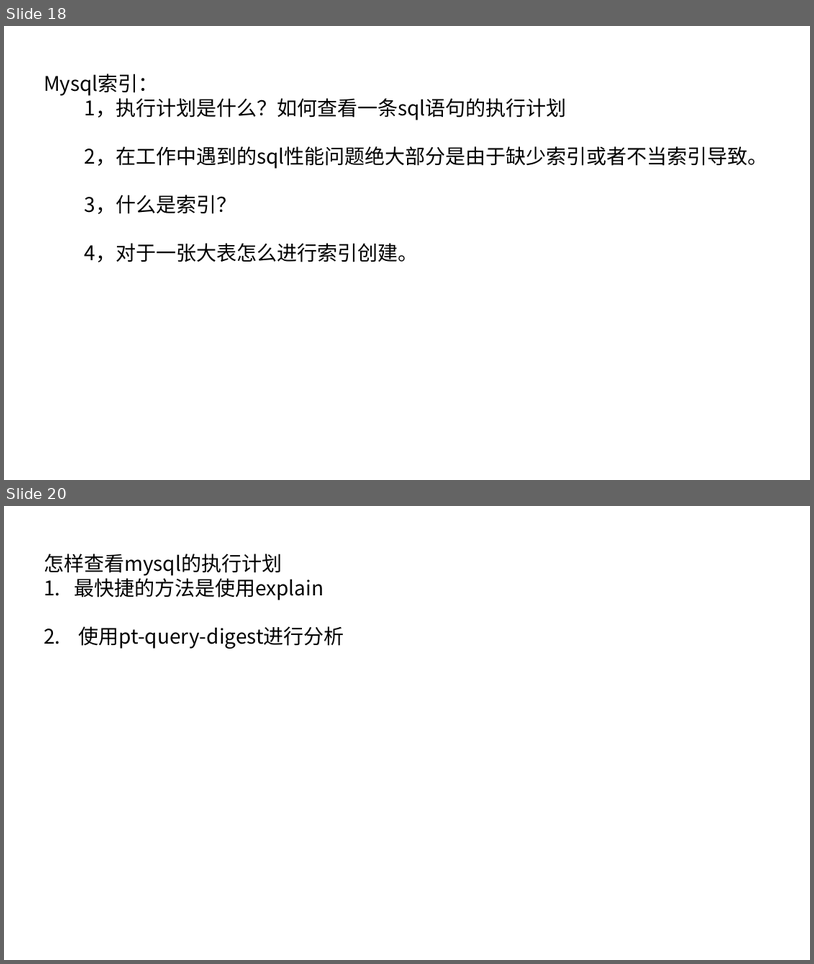
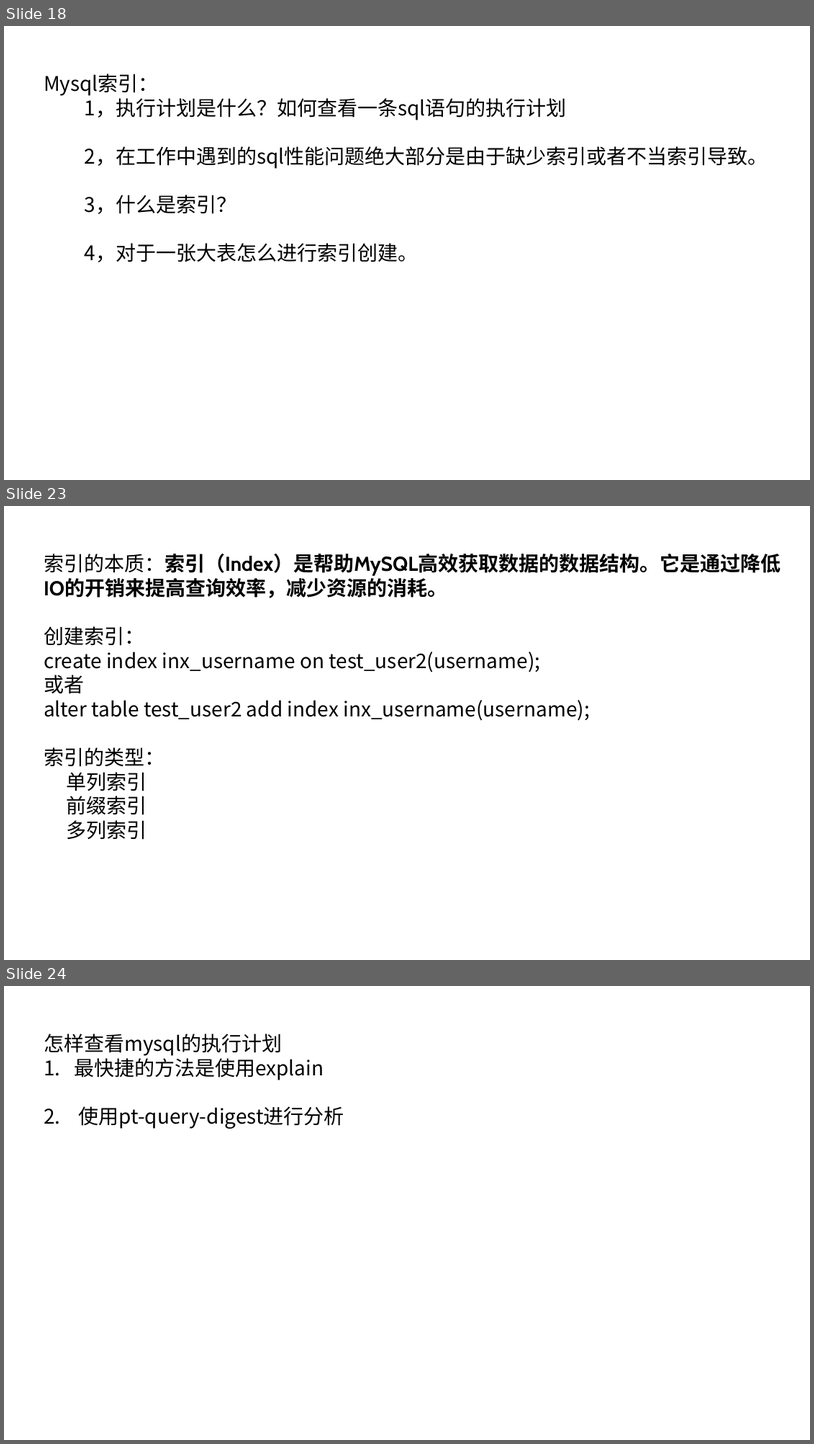
Before and after one commit to ronghuaihai/sharefiles, a slide deck: 数据库演示.pptx. Shown one above the other, each under a label of ours: slides 18 and 20 before the commit, slides 18, 23 and 24 after it; the slides between them are not shown. The pictures are 814x964 and 814x1444 pixels, drawn with LibreOffice and Linux fonts; fonts in the diff are those of the drawing; background and template pictures are left out. Boxes give left, top, right and bottom in pixels: in the first picture for what was removed or moved away, otherwise in the second. Text is boxed around its words. In the diff, an @@ line names an element or a change of style, - is before the commit and + after.

```diff
--- a/数据库演示.pptx
+++ b/数据库演示.pptx
@@ slide 23 added at (4,506,810,960), background picture (left out) @@
@@ text added at (44,554,781,839), 24 pt, text #000000 @@
+索引的本质：索引（Index）是帮助MySQL高效获取数据的数据结构。它是通过降低IO的开销来提高查询效率，减少资源的消耗。
+创建索引：
+create index inx_username on test_user2(username);
+或者
+alter table test_user2 add index inx_username(username);
+索引的类型：
+单列索引
+前缀索引
+多列索引
@@ what was slide 20 is now slide 24 @@
```
Also in this commit, not shown: 1 slide changed, 3 other slides added, 6 other files.
